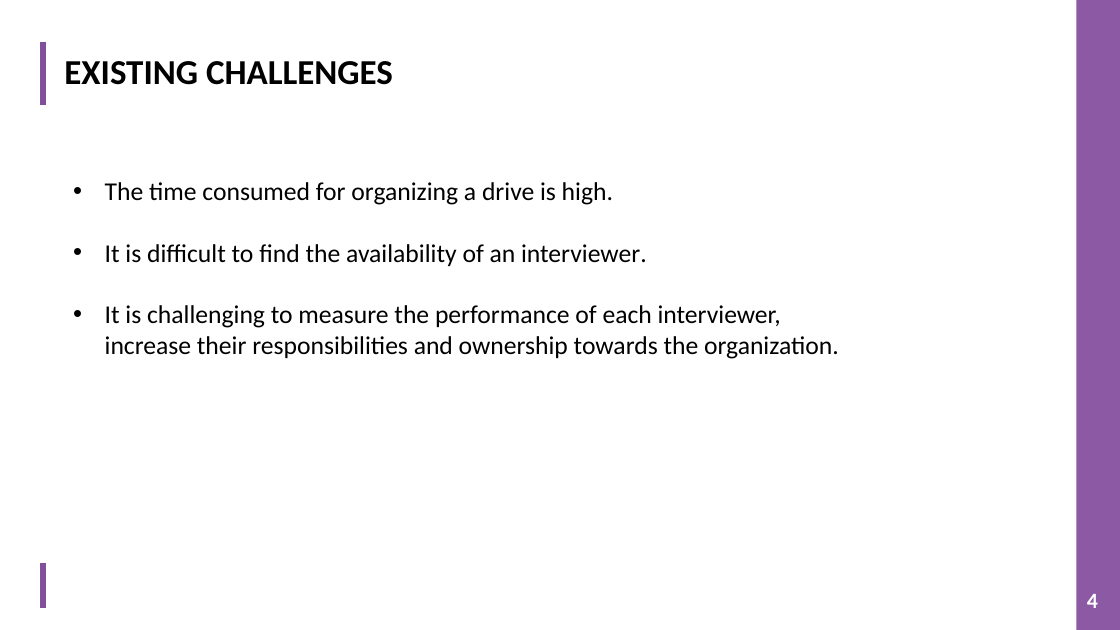
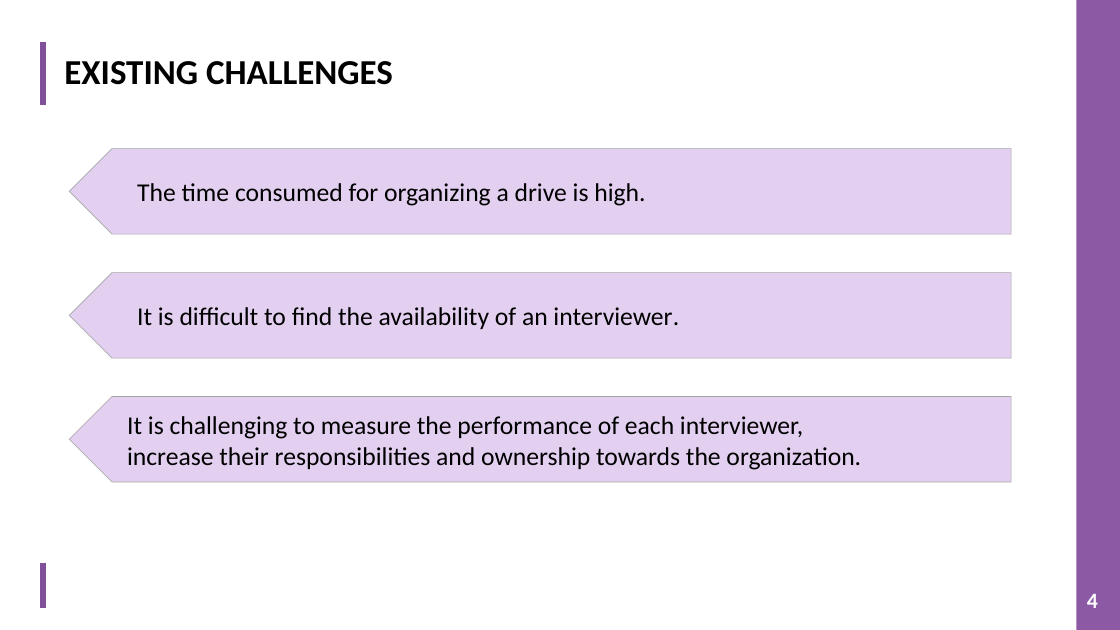
Before and after one commit to TeamAlpha01/Project, a slide deck: slide 4 of Demo PPT/IMS PPT.pptx. Drawn at 1120x630 pixels with LibreOffice and Linux fonts; fonts in the diff are those of the drawing; background and template pictures are left out. Boxes give left, top, right and bottom in pixels: in the first picture for what was removed or moved away, otherwise in the second. Text is boxed around its words. In the diff, an @@ line names an element or a change of style, - is before the commit and + after.

```diff
--- a/Demo PPT/IMS PPT.pptx
+++ b/Demo PPT/IMS PPT.pptx
@@ pentagon arrow added at (69, 149, 1011, 234), fill #E3D0F1, outline #A5A5A5 0.5 pt @@
@@ text "The time consumed for organizing ...": place and size @@
-text "The time consumed for organizing ..." at (105, 182, 839, 359)
+text "The time consumed for organizing ..." at (137, 183, 645, 206)
@@ text "The time consumed for organizing ..." at (137, 183, 645, 206): bullet • to none @@
@@ text at (105, 244, 839, 359): paragraphs removed @@
-• It is difficult to find the availability of an interviewer.
-• It is challenging to measure the performance of each interviewer, increase their responsibilities and ownership towards the organization.
@@ pentagon arrow added at (69, 273, 1011, 359), fill #E3D0F1, outline #A5A5A5 0.5 pt @@
@@ text added at (137, 307, 679, 329), 22 pt, text #000000 @@
+It is difficult to find the availability of an interviewer.
@@ pentagon arrow added at (69, 397, 1011, 482), fill #E3D0F1, outline #A5A5A5 0.5 pt @@
@@ text added at (127, 416, 861, 470), 22 pt, text #000000 @@
+It is challenging to measure the performance of each interviewer, increase their responsibilities and ownership towards the organization.
```
Also in this commit, not shown: 3 other slides changed, 1 slide added.
